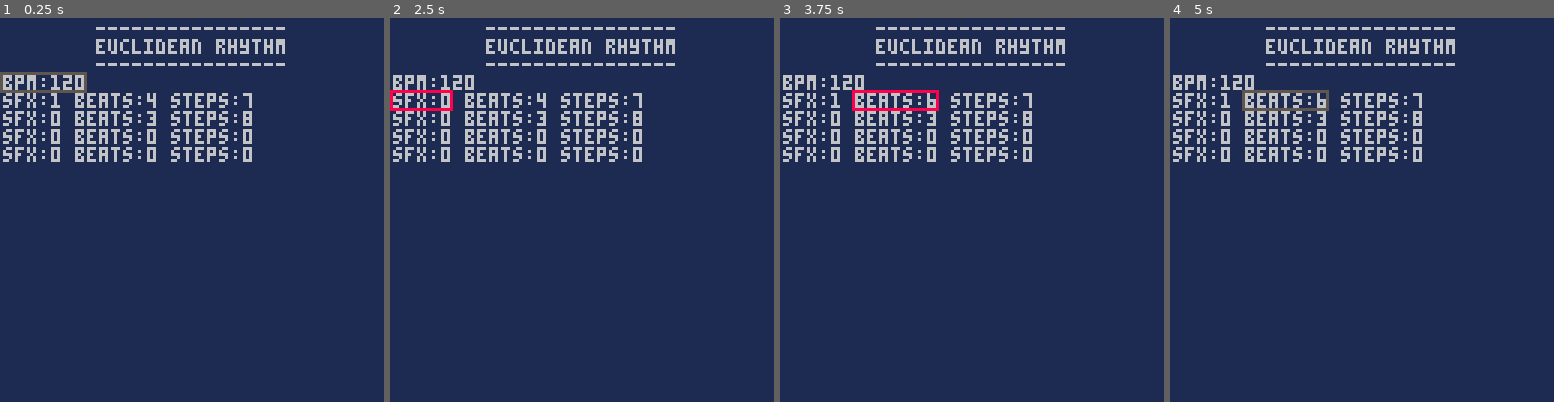
Above: before the commit, frames 1-4 (left to right).
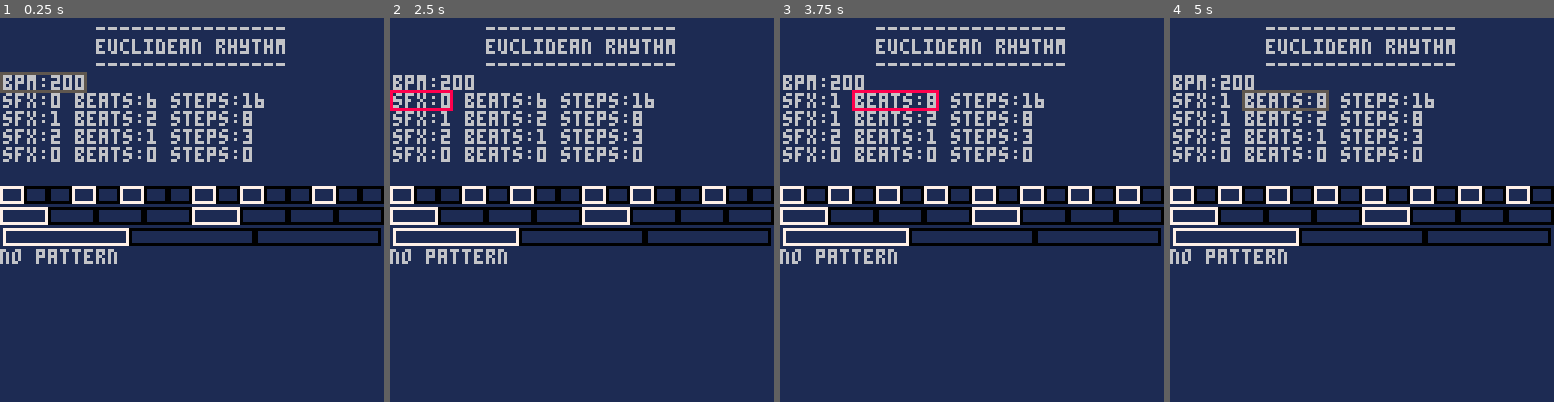
Above: after the commit, the same moments.

Repository: polouis/euclidean-rhythm
Game: PICO-8 cartridge euclid.p8
Two runs of this game, one before a commit and one after it. Both use one fixed random seed, a clock stepped at 60 frames per second and the inputs below.
Inputs:
- Up to frame 1 (0.25 s): no input
- Up to frame 2 (2.5 s): tap O (Z key) at 0.33, 0.7, 1.43, 2.22 s; tap X (X key) at 1.07, 2.07, 2.4 s; hold Left 1.97-2.37 s; hold Down from 2.42 s (still down)
- Up to frame 3 (3.75 s): tap X (X key) every 0.33 s from 2.73 to 3.73 s; release Down at 2.82 s; hold Right 2.87-3.53 s; tap O (Z key) at 3.1 s; hold Up from 3.58 s (still down)
- Up to frame 4 (5 s): tap O (Z key) at 3.98, 4.87 s; tap X (X key) at 4.07, 4.4, 4.73 s; release Up at 4.08 s; hold Right 4.13-4.53 s; hold Down from 4.58 s (still down)

The runs differ from the first frame. In frame 1, 7.0% of the frame differs, in the area x 0-100%, y 14-65%; in frame 2, 6.9%; in frame 3, 6.9%; in frame 4, 6.9%.

Commit message:
Added pattern UI component

Diff:
--- a/euclid.p8
+++ b/euclid.p8
@@ -5,6 +5,7 @@
 #include ui/state.lua
 #include ui/number.lua
 #include ui/focusManager.lua
+#include ui/pattern.lua
 #include sound/sequencer.lua
 #include sound/track.lua
 #include sound/euclid.lua
--- a/main.lua
+++ b/main.lua
@@ -7,7 +7,7 @@
   focusManager = newFocusManager()
   local grid = {}
 
-  uiBpm = newUiNumber(seq.getBpm(), 1, 19, 60, 240, "bpm")
+  uiBpm = newUiNumber(200, 1, 19, 60, 240, "bpm")
   uiBpm.setState(uiState.Focused)
   add(grid, {uiBpm})
 
@@ -19,20 +19,24 @@
     uiTrack["sfx"] = newUiNumber(seq.trackGet(i).getSfx(), 1, 19 + i * 6, 0, 63, "sfx")
     uiTrack["beats"] = newUiNumber(seq.trackGet(i).getSfx(), 1 + 4*6, 19 + i * 6, 0, 32, "beats")
     uiTrack["steps"] = newUiNumber(seq.trackGet(i).getSfx(), 1 + 4*6 + 4 + 4*6 + 4, 19 + i * 6, 0, 32, "steps")
+    uiTrack["pattern"] = newUiPattern(0, 19 + 6 * 5 + i * 7)
     add(uiTracks, uiTrack)
 
     add(grid, {uiTrack["sfx"], uiTrack["beats"], uiTrack["steps"]})
   end
 
-  seq.trackGet(1).setPattern(newEuclid(4, 7))
-  seq.trackGet(2).setPattern(newEuclid(3, 8))
-  uiTracks[1].sfx.setValue(1)
-  uiTracks[1].beats.setValue(4)
-  uiTracks[1].beats.setMax(7)
-  uiTracks[1].steps.setValue(7)
-  uiTracks[2].beats.setValue(3)
+  uiTracks[1].sfx.setValue(0)
+  uiTracks[1].beats.setValue(6)
+  uiTracks[1].beats.setMax(16)
+  uiTracks[1].steps.setValue(16)
+  uiTracks[2].sfx.setValue(1)
+  uiTracks[2].beats.setValue(2)
   uiTracks[2].beats.setMax(8)
   uiTracks[2].steps.setValue(8)
+  uiTracks[3].sfx.setValue(2)
+  uiTracks[3].beats.setValue(1)
+  uiTracks[3].beats.setMax(3)
+  uiTracks[3].steps.setValue(3)
 
   focusManager.setGrid(grid)
   seq.play()
@@ -53,6 +57,7 @@
     uiTracks[i].sfx.draw()
     uiTracks[i].beats.draw()
     uiTracks[i].steps.draw()
+    uiTracks[i].pattern.draw()
   end
 end
 
@@ -76,6 +81,7 @@
 
     if uiTracks[i].beats.getValue() ~= seq.trackGet(i).getPattern().beats then
       seq.trackGet(i).setPattern(newEuclid(uiTracks[i].beats.getValue(), uiTracks[i].steps.getValue()))
+      uiTracks[i].pattern.setPattern(seq.trackGet(i).getPattern())
     end
 
     local actualSteps = seq.trackGet(i).getPattern().steps
@@ -88,6 +94,7 @@
       -- If step count changes, max beat count must be changed too
       uiTracks[i].beats.setMax(desiredSteps)
       seq.trackGet(i).setPattern(newEuclid(uiTracks[i].beats.getValue(), desiredSteps))
+      uiTracks[i].pattern.setPattern(seq.trackGet(i).getPattern())
     end
 
   end
--- a/ui/color.lua
+++ b/ui/color.lua
@@ -3,4 +3,7 @@
   text = 6,
   focused = 5,
   edited = 8,
+
+  emptyStep = 0,
+  filledStep = 7,
 }
--- /dev/null
+++ b/ui/pattern.lua
@@ -0,0 +1,35 @@
+function newUiPattern(x, y)
+  local self = {
+    pattern = nil,
+    x = x,
+    y = y,
+  }
+
+  local setPattern = function(pattern)
+    self.pattern = pattern
+  end
+
+  local draw = function()
+    if self.pattern == nil then
+      print("no pattern", self.x, self.y, uiColor.text)
+      return
+    end
+
+    local stepWidth = flr(128 / #self.pattern.data)
+    local xOffset = 128 - #self.pattern.data * stepWidth
+    for i = 1, #self.pattern.data do
+      local x = self.x + (i - 1) * stepWidth + xOffset / 2
+      local y = self.y
+      if self.pattern.data[i] == 1 then
+        rect(x, y, x + stepWidth - 1, y + 5, uiColor.filledStep)
+      else
+        rect(x, y, x + stepWidth - 1, y + 5, uiColor.emptyStep)
+      end
+    end
+  end
+
+  self.setPattern = setPattern
+  self.draw = draw
+
+  return self
+end
Not shown, changed: the sound effects (__sfx__) section of euclid.p8
